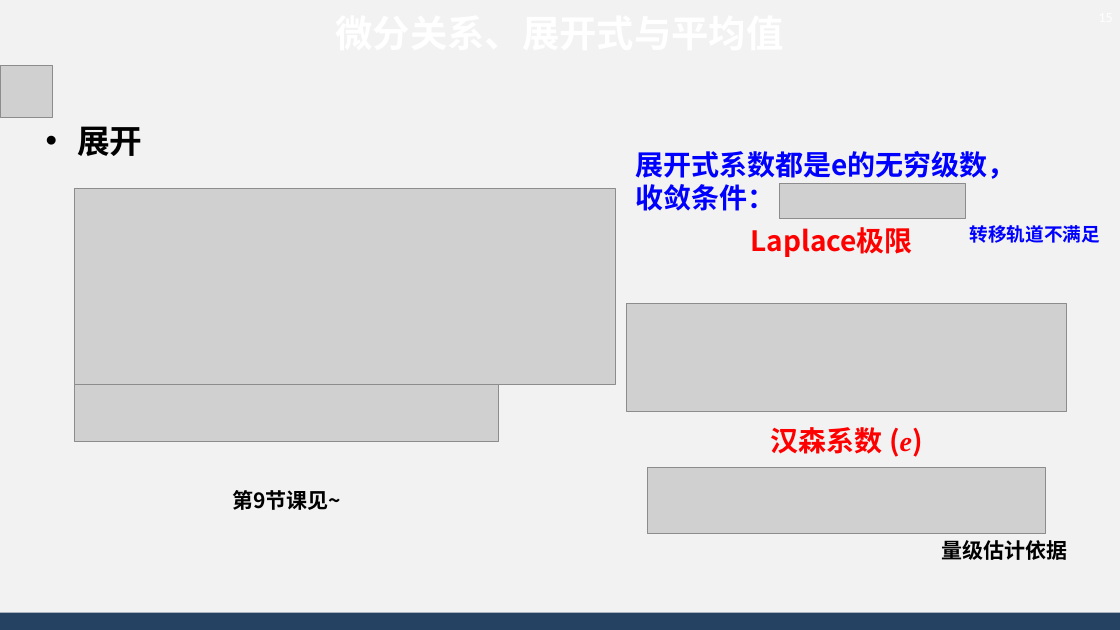
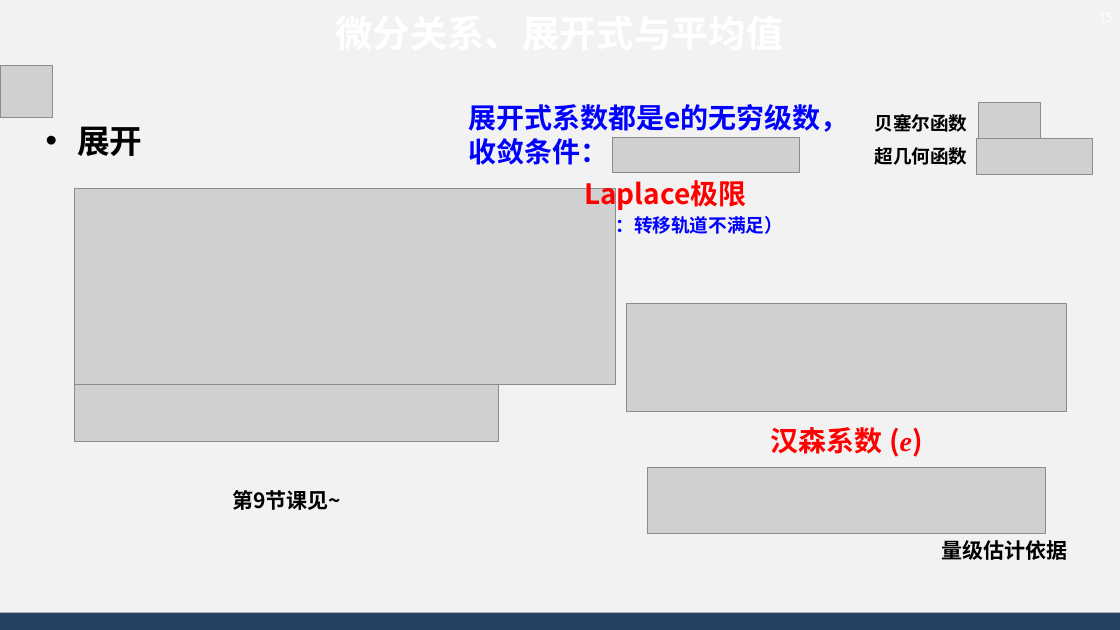
Before and after one commit to AsBackup/DAOSSA, a slide deck: slide 15 of 05-06 人造天体运动方程与二体问题积分.pptx. Drawn at 1120x630 pixels with LibreOffice and Linux fonts; fonts in the diff are those of the drawing; grey boxes stand for pictures; background and template pictures are left out. Boxes give left, top, right and bottom in pixels: in the first picture for what was removed or moved away, otherwise in the second. Text is boxed around its words. In the diff, an @@ line names an element or a change of style, - is before the commit and + after.

Commit message:
fixed

```diff
--- a/05-06 人造天体运动方程与二体问题积分.pptx
+++ b/05-06 人造天体运动方程与二体问题积分.pptx
@@ text "展开式系数都是e的无穷级数，" moved from (x1=635, y1=151, x2=1015, y2=211) to (x1=469, y1=104, x2=849, y2=165) @@
@@ text added at (x1=875, y1=114, x2=968, y2=165), 16 pt, text #000000, bold @@
+贝塞尔函数
+超几何函数
@@ picture added at (x1=979, y1=103, x2=1040, y2=139) @@
@@ picture added at (x1=613, y1=137, x2=799, y2=172) @@
@@ picture added at (x1=977, y1=138, x2=1093, y2=174) @@
@@ text "Laplace极限" moved from (x1=751, y1=227, x2=913, y2=257) to (x1=584, y1=180, x2=746, y2=212) @@
@@ picture removed at (x1=779, y1=183, x2=965, y2=218) @@
@@ text at (x1=560, y1=213, x2=783, y2=238): text changed @@
-转移轨道不满足
+（例如：转移轨道不满足）
```
Also in this commit, not shown: 1 other slide changed.
